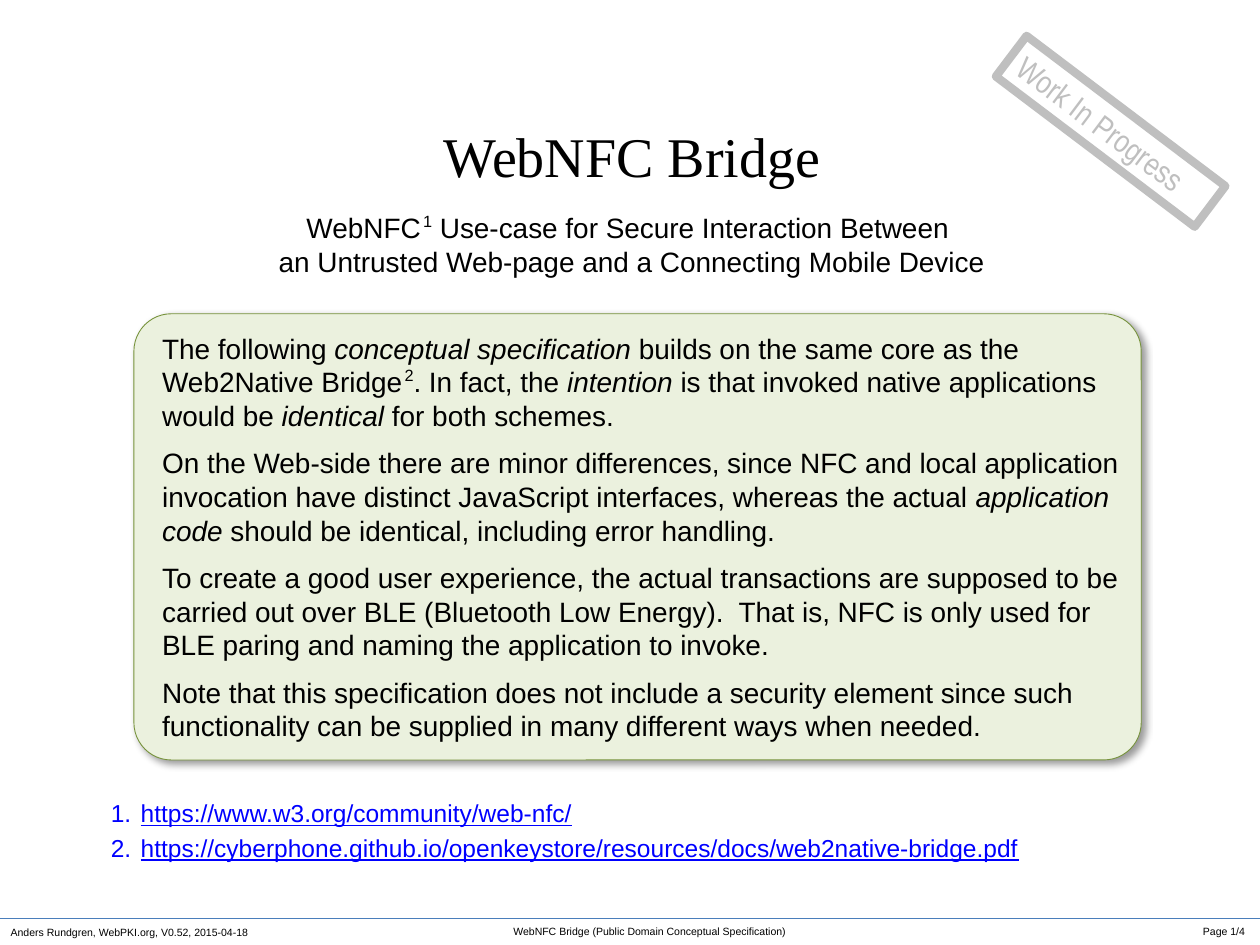
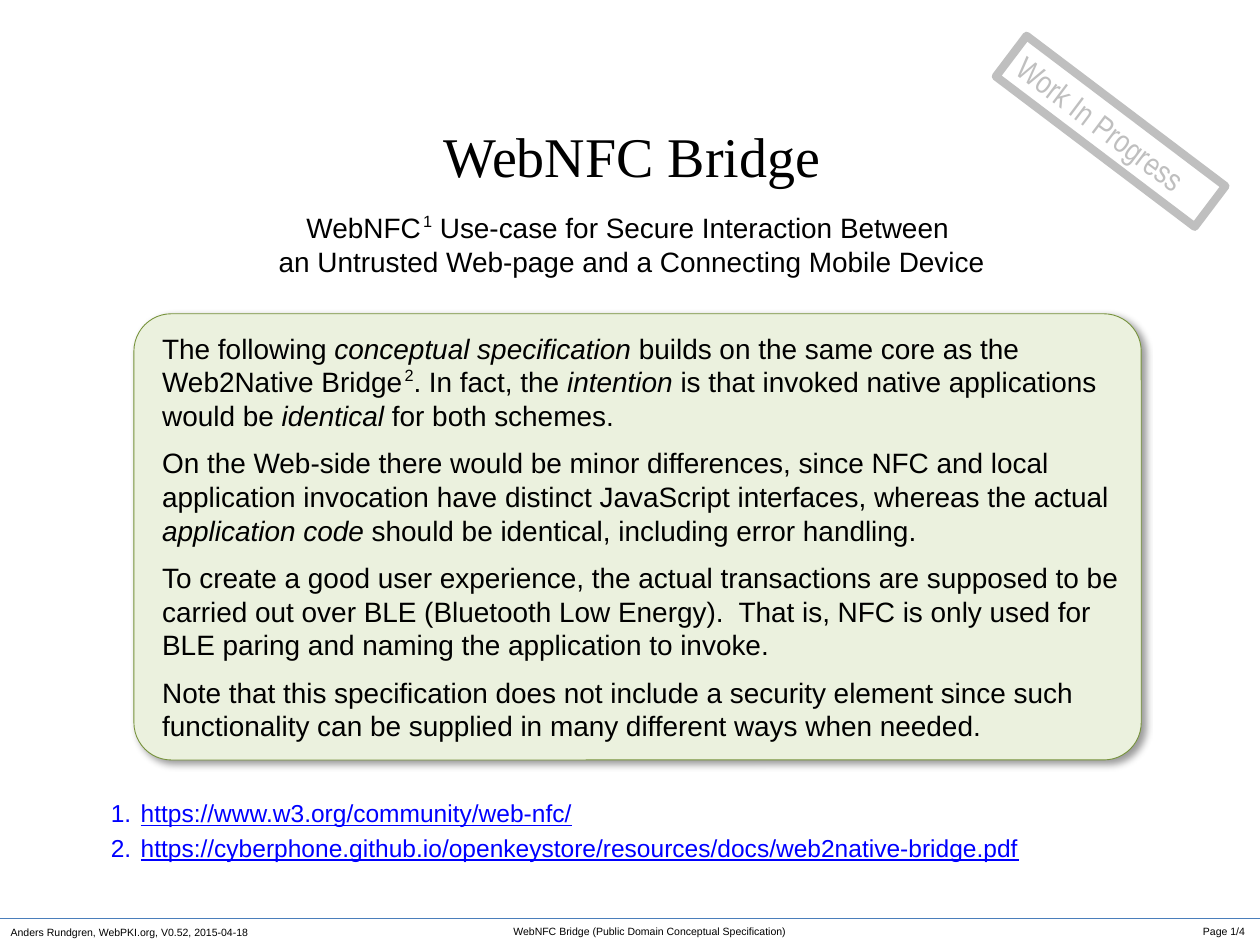
Before and after one commit to cyberphone/openkeystore.old, a slide deck: slide 1 of resources/docs/webnfc--web2device-bridge.pptx. Drawn at 1260x945 pixels with LibreOffice and Linux fonts; fonts in the diff are those of the drawing. Boxes give left, top, right and bottom in pixels: in the first picture for what was removed or moved away, otherwise in the second. Text is boxed around its words. In the diff, an @@ line names an element or a change of style, - is before the commit and + after.

```diff
--- a/resources/docs/webnfc--web2device-bridge.pptx
+++ b/resources/docs/webnfc--web2device-bridge.pptx
@@ text in rounded rectangle at [162, 452, 1109, 546]: text changed @@
-On the Web-side there are minor differences, since NFC and local application invocation have distinct JavaScript interfaces, whereas the actual application code should be identical, including error handling.
+On the Web-side there would be minor differences, since NFC and local application invocation have distinct JavaScript interfaces, whereas the actual application code should be identical, including error handling.
```
Also in this commit, not shown: 1 other file.
